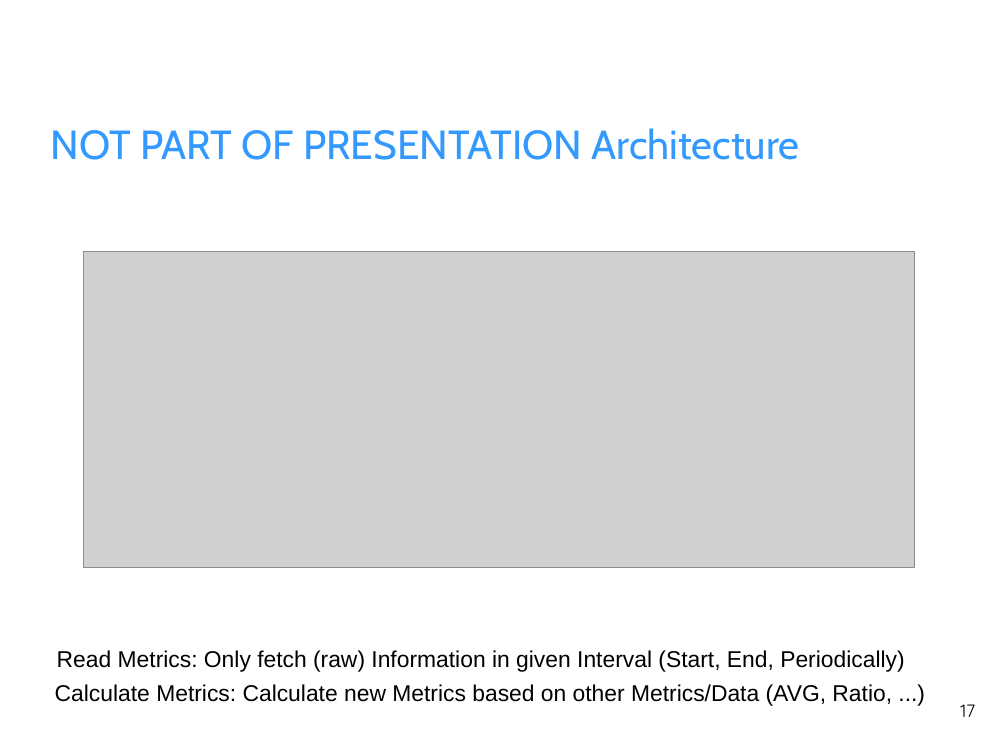
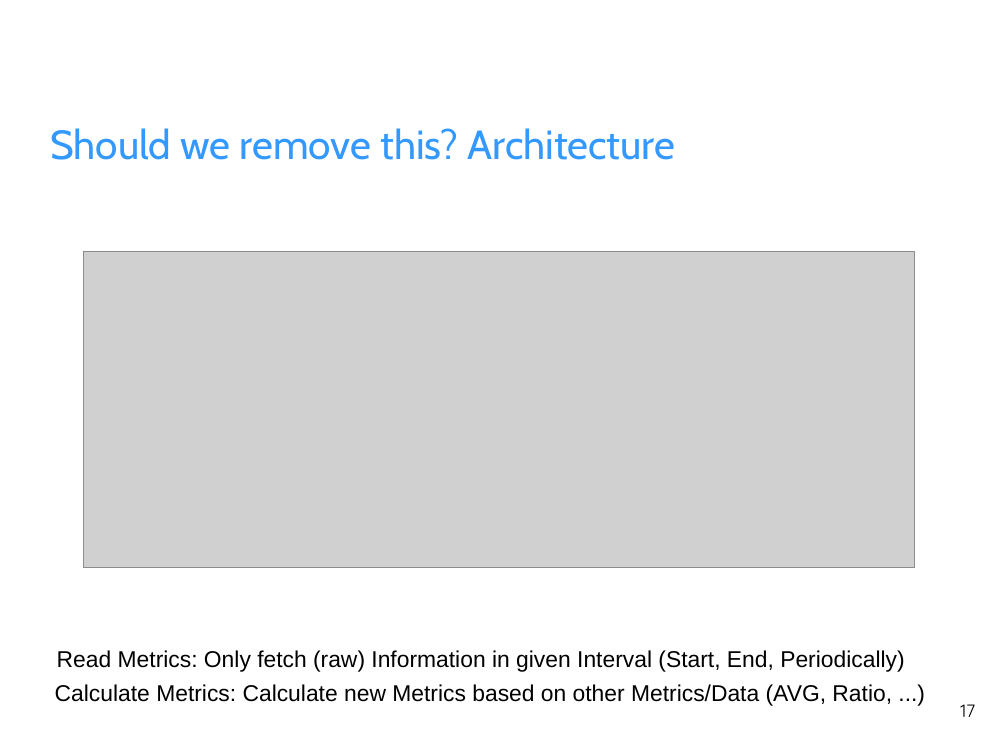
Before and after one commit to fhilprec/HardwareMonitoring, a slide deck: slide 17 of ProjectPresentation.odp. Drawn at 1008x756 pixels with LibreOffice and Linux fonts; fonts in the diff are those of the drawing; grey boxes stand for pictures; background and template pictures are left out. Boxes give left, top, right and bottom in pixels: in the first picture for what was removed or moved away, otherwise in the second. Text is boxed around its words. In the diff, an @@ line names an element or a change of style, - is before the commit and + after.

Commit message:
Presentation

```diff
--- a/ProjectPresentation.odp
+++ b/ProjectPresentation.odp
@@ title at (50,128,675,160): text changed @@
-NOT PART OF PRESENTATION Architecture
+Should we remove this? Architecture
```
